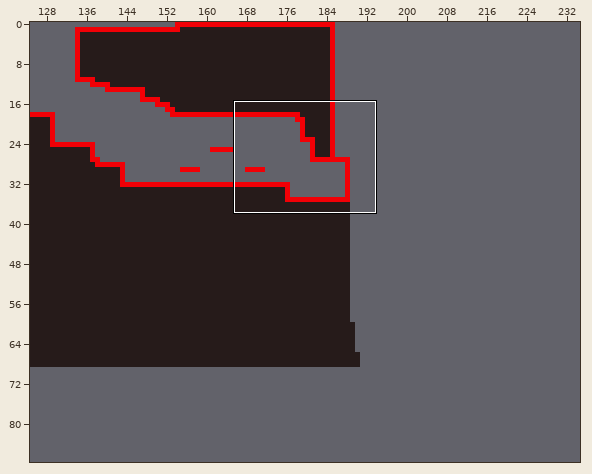
Two versions of a level (Tiled map, Tales of Everlight/bin/Debug/net6.0-windows/Content/map/level1new..tmx). Above: a wide view before the commit, with the close-up outlined.
Close-up. Before the commit:
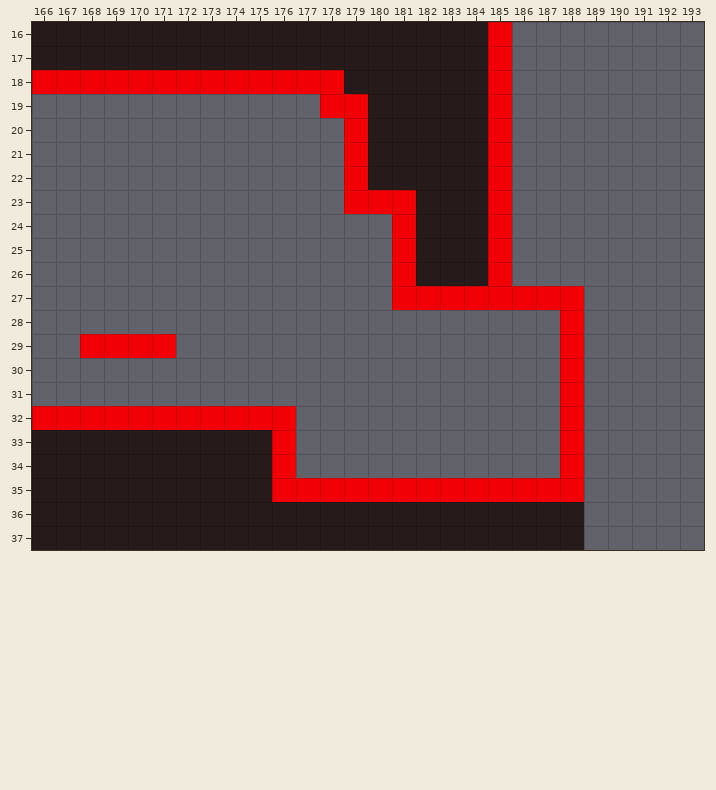
Cells are 64x64 px. Shown: x 166..193, y 16..37. The commit also changed other parts of the map, which this record leaves out.
After:
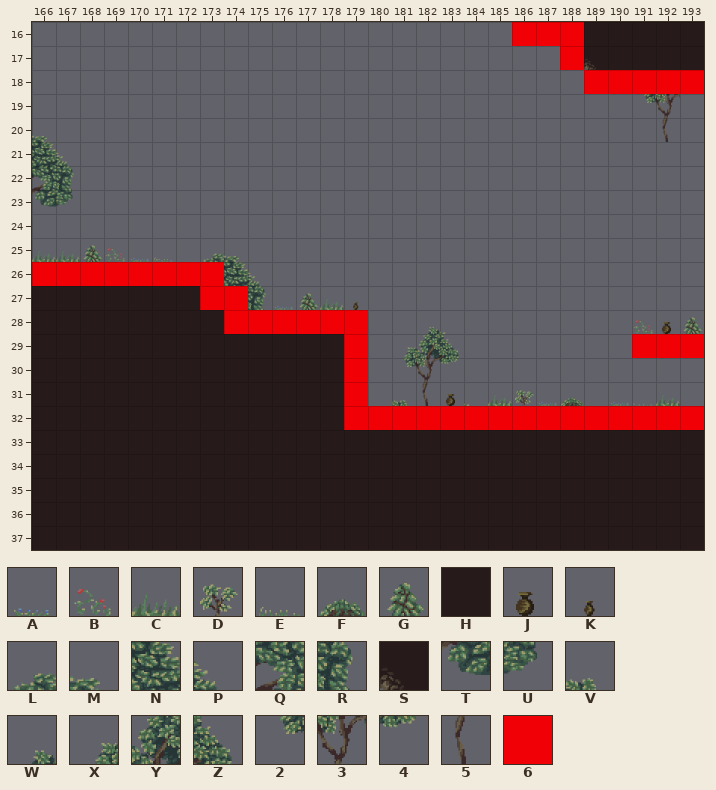
Key: from "Tileset1": A 11, B 12, C 13, D 14, E 26, F 28, G 29, H 32, J 42, K 43, L 57, M 58, N 73, P 74, Q 88, R 89, S 93, T 103, U 104, V 116, W 118, X 132, Y 133, Z 134, 2 147, 3 148, 4 149, 5 163; from "tilemap_collision": 6 0.
_ is an empty cell.
Difference:
Layer "foreground":
The edit adds tile 2 in row 19 at x 191; in row 30 at x 181.
The edit adds tile 3 in row 19 at x 192; in row 30 at x 182.
The edit adds tile 4 in row 30 at x 183.
The edit adds tile 5 in row 20 at x 192; in row 31 at x 182.
The edit adds tile A in row 25 at x 170; in row 27 at x 176; in row 31 at x 187 and 190.
The edit adds tile B in row 25 at x 169; in row 28 at x 191.
The edit adds tile C in row 25 at x 166 to 167; in row 27 at x 178; in row 31 at x 185 and 192.
The edit adds tile D in row 31 at x 186.
The edit adds tile E in row 25 at x 171.
The edit adds tile F in row 31 at x 188.
The edit adds tile G in row 25 at x 168; in row 27 at x 177; in row 28 at x 193.
The edit adds tile H in row 29 at x 168 to 171; in row 32 at x 166 to 176; in rows 33 to 34 at x 176 and 188; in row 35 at x 176 to 188.
The edit adds tile H in row 16 at x 189 to 193; in row 17 at x 190 to 193; in row 27 at x 166 to 172; in row 28 at x 166 to 173; in row 29 at x 166 to 167 and 172 to 178; in rows 30 to 31 at x 166 to 178.
The edit adds tile H in row 32 at x 177 to 178; in rows 33 to 34 at x 177 to 187 and 189 to 193; in rows 35 to 37 at x 189 to 193.
The edit adds tile J in row 28 at x 192; in row 31 at x 183.
The edit adds tile K in row 27 at x 179.
The edit adds tile L in row 25 at x 173.
The edit adds tile M in row 20 at x 166; in row 25 at x 174.
The edit adds tile N in row 21 at x 166; in row 26 at x 174.
The edit adds tile P in row 21 at x 167; in row 26 at x 175.
The edit adds tile Q in row 22 at x 166.
The edit adds tile R in row 22 at x 167; in row 27 at x 175.
The edit adds tile S in row 17 at x 189.
The edit adds tile T in row 23 at x 166.
The edit adds tile U in row 23 at x 167.
The edit adds tile V in row 31 at x 181.
The edit adds tile W in row 28 at x 182.
The edit adds tile X in row 29 at x 181.
The edit adds tile Y in row 29 at x 182.
The edit adds tile Z in row 29 at x 183.
The author cleared the tile that lay hidden in rows 16 to 17 at x 185; in row 18 at x 166 to 178 and 185; in row 19 at x 178 to 179 and 185; in rows 20 to 22 at x 179 and 185; in row 23 at x 179 to 181 and 185; in rows 24 to 26 at x 181 and 185.
The author cleared the tile that lay hidden in row 27 at x 181 to 188; in rows 28 to 30 at x 188.
The author cleared tile H in rows 16 to 17 at x 166 to 184; in row 18 at x 179 to 184; in rows 19 to 22 at x 180 to 184; in rows 23 to 26 at x 182 to 184.
Layer "collisions":
The edit adds tile 6 in row 16 at x 186 to 188; in row 17 at x 188; in row 18 at x 189 to 193; in row 26 at x 166 to 173; in row 27 at x 173 to 174; in row 28 at x 174 to 179.
The edit adds tile 6 in row 29 at x 179 and 191 to 193; in rows 30 to 31 at x 179; in row 32 at x 179 to 187 and 189 to 193.
The author cleared tile 6 in rows 16 to 17 at x 185; in row 18 at x 166 to 178 and 185; in row 19 at x 178 to 179 and 185; in rows 20 to 22 at x 179 and 185; in row 23 at x 179 to 181 and 185; in rows 24 to 26 at x 181 and 185.
The author cleared tile 6 in row 27 at x 181 to 188; in row 28 at x 188; in row 29 at x 168 to 171 and 188; in rows 30 to 31 at x 188; in row 32 at x 166 to 176; in rows 33 to 34 at x 176 and 188.
The author cleared tile 6 in row 35 at x 176 to 188.
Changed places in both close-ups, as pixel boxes (x1, y1, x2, y2):
changed: (32, 22, 704, 550)
